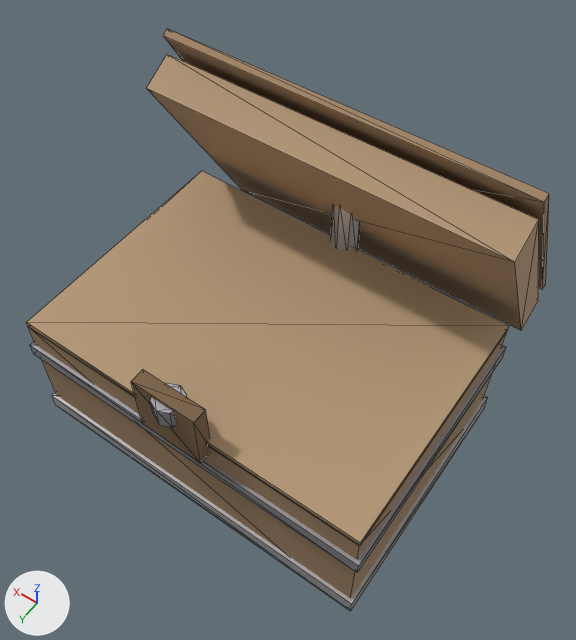
One commit to the glTF model assets/models/props/chest_2.glb: the scene before it, then after it.
The view is the same before and after, from a camera (50 mm lens) standing at (-0.762, 0.976, 1.814) and looking at (-0.029, -0.05, 0.202). The lights are fixed; the arrows at lower left show +X, +Y and +Z. The picture after the commit comes second. Mesh edges are drawn as thin lines. Where no turn or scale is listed for an object, it has been applied to the vertices.

Names of what the first picture shows: 'chest_tilt60'.
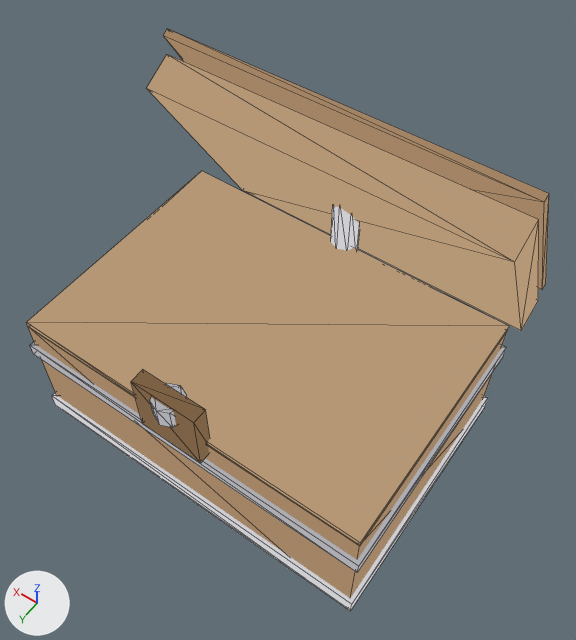
Scene script edits in JSON lines:
```json
{"op": "set", "path": "mat_chestwood.base_color", "old": "(0.36, 0.23, 0.13)", "new": "(0.0, 0.0, 0.0)", "note": "brown #a28465 -> black #000000"}
{"op": "add", "block": "mat_chestwood", "code": "mat_chestwood.emission_strength = 1.0"}
{"op": "add", "block": "mat_chestwood", "code": "mat_chestwood.emission_color = (0.36, 0.23, 0.13)  # brown #a28465"}
{"op": "set", "path": "mat_chestwood.metallic", "old": "0.0", "new": "1.0"}
{"op": "set", "path": "mat_chestwoodlit.base_color", "old": "(0.46, 0.31, 0.18)", "new": "(0.0, 0.0, 0.0)", "note": "beige #b59776 -> black #000000"}
{"op": "add", "block": "mat_chestwoodlit", "code": "mat_chestwoodlit.emission_strength = 1.0"}
{"op": "add", "block": "mat_chestwoodlit", "code": "mat_chestwoodlit.emission_color = (0.46, 0.31, 0.18)  # beige #b59776"}
{"op": "set", "path": "mat_chestwoodlit.metallic", "old": "0.0", "new": "1.0"}
{"op": "set", "path": "mat_chestmetal.base_color", "old": "(0.42, 0.42, 0.45)", "new": "(0.0, 0.0, 0.0)", "note": "grey #adadb3 -> black #000000"}
{"op": "set", "path": "mat_chestmetal.metallic", "old": "0.6", "new": "1.0"}
{"op": "set", "path": "mat_chestmetal.roughness", "old": "0.4", "new": "1.0"}
{"op": "add", "block": "mat_chestmetal", "code": "mat_chestmetal.emission_strength = 1.0"}
{"op": "set", "path": "mat_chestmetallit.base_color", "old": "(0.62, 0.62, 0.65)", "new": "(0.0, 0.0, 0.0)", "note": "light grey #ceced3 -> black #000000"}
{"op": "set", "path": "mat_chestmetallit.metallic", "old": "0.6", "new": "1.0"}
{"op": "set", "path": "mat_chestmetallit.roughness", "old": "0.35", "new": "1.0"}
{"op": "add", "block": "mat_chestmetallit", "code": "mat_chestmetallit.emission_strength = 1.0"}
{"op": "add", "block": "mat_chestmetallit", "code": "mat_chestmetallit.emission_color = (0.62, 0.62, 0.65)  # light grey #ceced3"}
{"op": "set", "path": "mat_chestwooddk.base_color", "old": "(0.2, 0.12, 0.06)", "new": "(0.0, 0.0, 0.0)", "note": "brown #7c6145 -> black #000000"}
{"op": "set", "path": "mat_chestwooddk.roughness", "old": "0.85", "new": "1.0"}
{"op": "set", "path": "mat_chestwooddk.metallic", "old": "0.0", "new": "1.0"}
{"op": "add", "block": "mat_chestwooddk", "code": "mat_chestwooddk.emission_strength = 1.0"}
{"op": "add", "block": "mat_chestwooddk", "code": "mat_chestwooddk.emission_color = (0.2, 0.12, 0.06)  # brown #7c6145"}
```

Changed parts and their boxes (x1, y1, x2, y2) in the pictures (576 x 640 px):
```json
{"object": "chest_tilt60", "change": "recoloured, surface changed", "before": [26, 34, 549, 611], "after": [26, 34, 549, 611], "on screen": "lighter"}
```
